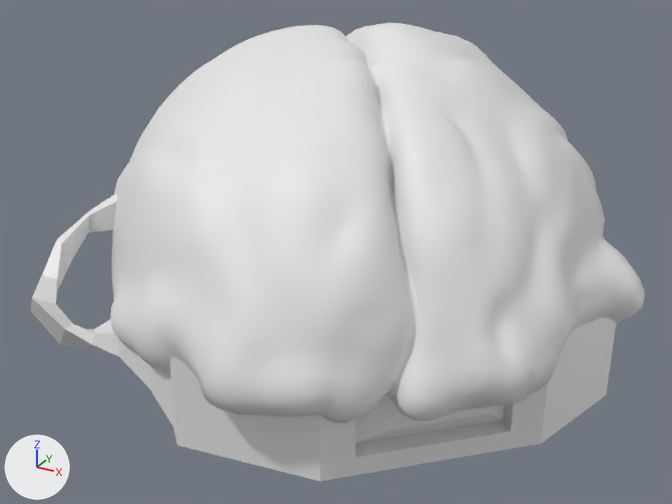
An edit to the FBX model FBX/cerebro/cerebro cyborg.fbx, drawn before and after from the same camera.
Camera for both pictures: a 50 mm camera at (1.53, -2.88, 1.27) aimed at (0.0, -0.09, -0.13). The axes (+X, +Y, +Z) are drawn at lower left. The lights are the same throughout. Where no turn or scale is listed for an object, it has been applied to the vertices.

The older version as bpy lines, for what is in view:
```python
me_cube_001 = bpy.data.meshes.new('Cube.001')
me_cube_001.from_pydata(...)  # 72 vertices, 70 faces; spans x -0.73..1.03, y -1.04..0.49, z -0.57..0.11
me_mesh0 = bpy.data.meshes.new('Mesh0')
me_mesh0.from_pydata(...)  # 8482 vertices, 8449 faces; spans x -0.99..1.08, y -1.04..1.0, z -0.56..0.69
ob_cube = bpy.data.objects.new('Cube', me_cube_001)
ob_cube.location = (-0.02, 0.083, 0.054)
ob_mesh0 = bpy.data.objects.new('Mesh0', me_mesh0)
ob_mesh0.location = (0.0, 0.0, 0.0)
```
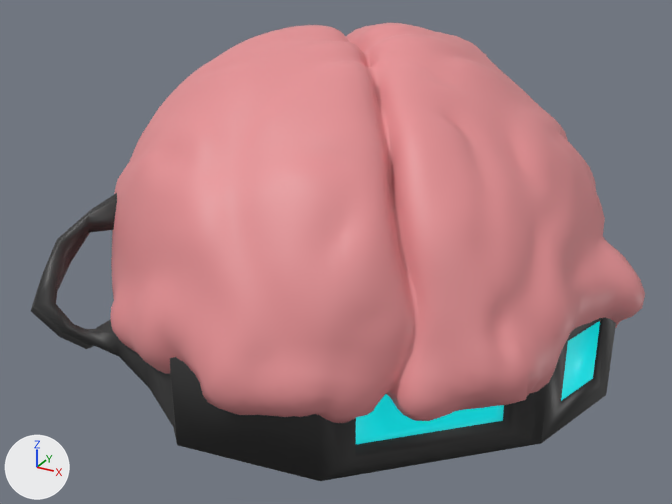
Diff of the bpy script that builds the scene:
```diff
--- a/FBX/cerebro/cerebro cyborg.fbx.py
+++ b/FBX/cerebro/cerebro cyborg.fbx.py
@@ mat_material_012 @@
+mat_material_012 = principled_material('Material.012')
+mat_material_012.base_color = (0.8, 0.286, 0.302)  # pink #e79295
@@ mat_material_013 @@
+mat_material_013 = principled_material('Material.013')
+mat_material_013.base_color = (0.0324, 0.0324, 0.0324)  # black #323232
@@ mat_material_014 @@
+mat_material_014 = principled_material('Material.014')
+mat_material_014.base_color = (0.0, 0.927, 1.0)  # cyan #00f7ff
+mat_material_014.emission_color = (0.0, 0.31, 0.324)  # cyan #00979a
+mat_material_014.emission_strength = 1.0
@@ me_mesh0 @@
 me_mesh0.from_pydata(...)  # 8482 vertices, 8449 faces; spans x -0.99..1.08, y -1.04..1.0, z -0.56..0.69
+me_mesh0.materials.append(mat_material_012)  # pink #e79295
@@ me_cube_001 @@
 # used by ob_cube; location = (-0.02, 0.083, 0.054)
-me_cube_001.from_pydata(...)  # 72 vertices, 70 faces; spans x -0.73..1.03, y -1.04..0.49, z -0.57..0.11
+me_cube_001.from_pydata(...)  # 149 vertices, 145 faces; spans x -0.73..1.03, y -1.03..0.49, z -0.84..0.11
+# me_cube_001 part 1
+# 6 faces are deleted
+# 3 vertices move from x -0.73..-0.62, y -1.04..-0.64, z -0.35..-0.05 to x -0.71..-0.64, y -1.01..-0.65, z -0.34..-0.05
+# 77 vertices are added at x -0.49..1.0, y -0.99..-0.13, z -0.84..-0.23
+# 80 new faces join them, mat_material_013 (black #323232)
+# 1 new face joins them, mat_material_014 (cyan #00f7ff)
+# me_cube_001 part 2: 60 faces spanning x -0.73..1.03, y -1.03..0.49, z -0.57..0.11 switch from no material to mat_material_013 (black #323232)
+# me_cube_001 part 3: 4 faces spanning x 0.43..0.79, y -0.83..-0.47, z -0.5..-0.19 switch from no material to mat_material_014 (cyan #00f7ff)
+# me_cube_001 part 4: the surface is now shaded smooth
```

Changed parts and their boxes [x1, y1, x2, y2] in the pictures (672 x 504 px):
'Mesh0', recoloured (white to pink)
    both: [111, 23, 645, 423]
part 1 of me_cube_001, built on
    before: [31, 275, 616, 481]
    after: [31, 232, 616, 481]
part 2 of me_cube_001, recoloured (grey to black)
    both: [42, 193, 547, 481]
part 3 of me_cube_001, recoloured (grey to cyan)
    both: [356, 394, 504, 444]
